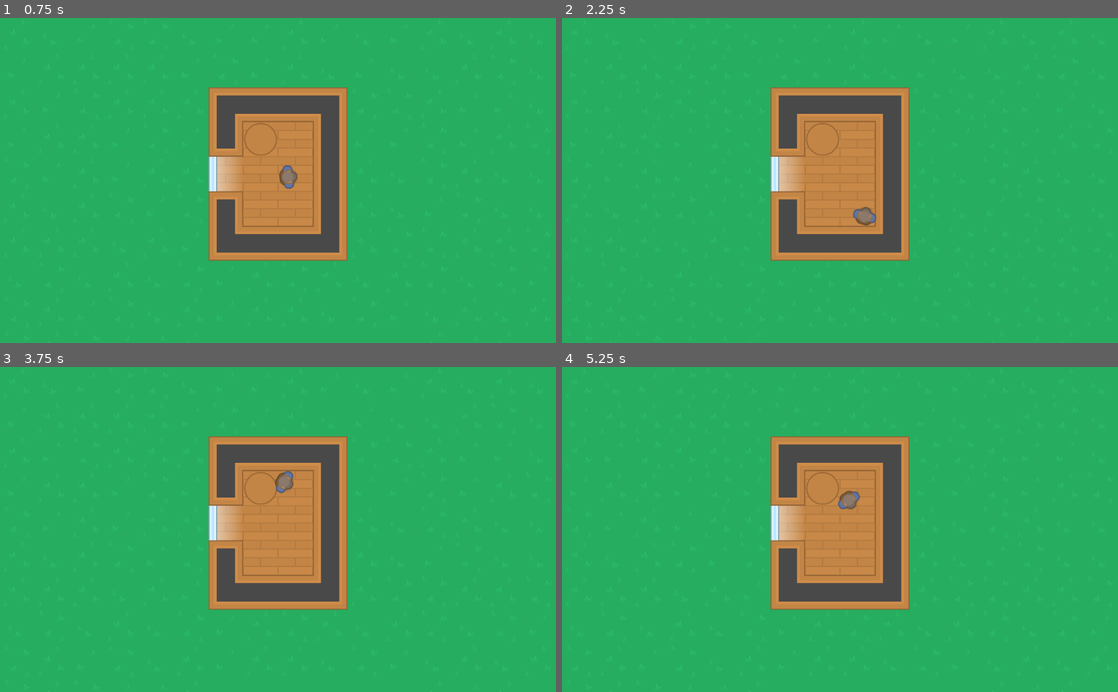
Above: before the commit, frames 1-4 (two rows, left to right).
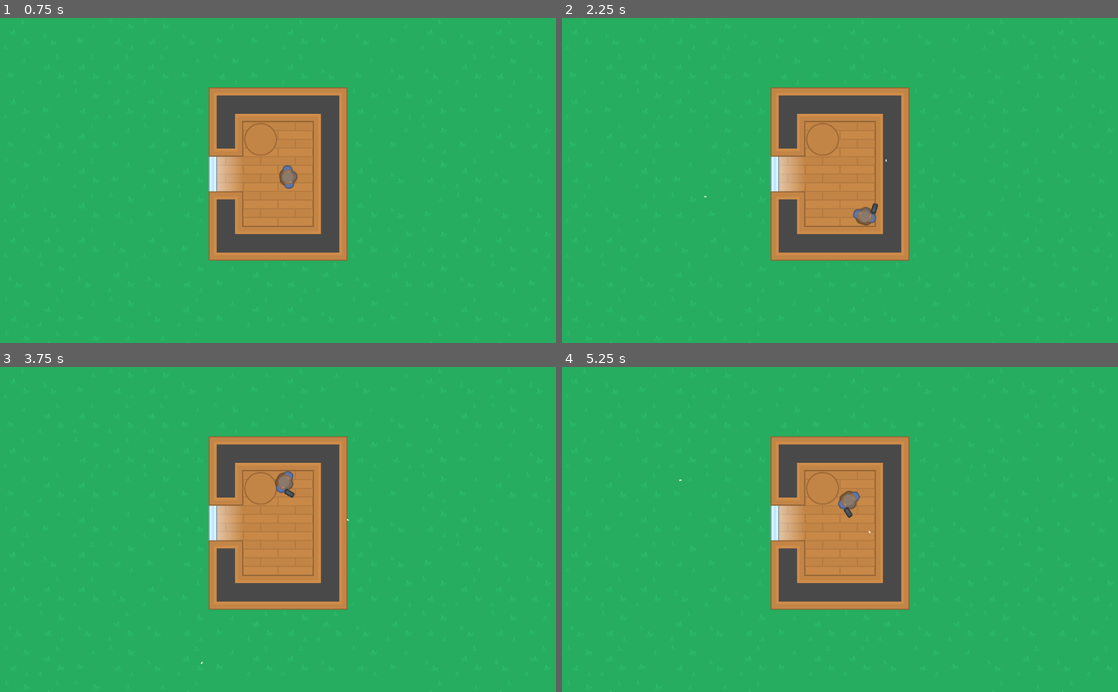
Above: after the commit, the same moments.

Repository: BrunoM24/Top-Down-Simple-Game
Game: Godot game, scene res://src/World.tscn
Same seed, same stepped clock (60 frames per second), same inputs: the game is played once before the commit and once after it.
Inputs (mouse positions are in pixels of both pictures, inside the frame that each line leads up to):
- Up to frame 1 (0.75 s): tap Enter at 0.5 s; move the mouse to (400, 164) at 0.52 s; press the mouse at (400, 164) at 0.53 s; hold D (move_right) from 0.53 s (still down)
- Up to frame 2 (2.25 s): right-click (962, 164) at 0.8 s; tap Space at 1.25 s; move the mouse to (728, 196) at 1.27 s; release D (move_right) at 1.28 s; release the mouse at (728, 196) at 1.28 s; hold S (move_down) 1.28-2.03 s; right-click (728, 196) at 1.35 s; click (728, 196) at 1.55 s; tap Enter at 2 s; move the mouse to (895, 109) at 2.02 s; press the mouse at (895, 109) at 2.03 s; hold D (move_right) from 2.03 s (still down)
- Up to frame 3 (3.75 s): right-click (333, 458) at 2.3 s; tap Space at 2.75 s; move the mouse to (250, 594) at 2.77 s; release D (move_right) at 2.78 s; release the mouse at (250, 594) at 2.78 s; hold W (move_up) 2.78-3.53 s; right-click (250, 594) at 2.85 s; click (250, 594) at 3.05 s; move the mouse to (444, 578) at 3.52 s; press the mouse at (444, 578) at 3.53 s; hold A (move_left) from 3.53 s (still down)
- Up to frame 4 (5.25 s): right-click (1006, 578) at 3.8 s; tap Enter at 4.25 s; move the mouse to (673, 480) at 4.27 s; release the mouse at (673, 480) at 4.28 s; right-click (673, 480) at 4.35 s; click (673, 480) at 4.55 s; tap Space at 5 s; move the mouse to (867, 529) at 5.02 s; release A (move_left) at 5.03 s; press the mouse at (867, 529) at 5.03 s; hold S (move_down) from 5.03 s (still down)

Frame 1 is identical in both runs. In frame 2, less than 0.1% of the frame differs, in the area x 25-59%, y 43-61%; in frame 3, less than 0.1%; in frame 4, less than 0.1%, in the area x 21-56%, y 34-52%.

Commit message:
Player - Added the logic to trigger functions with the right and left mouse click

Diff:
--- a/src/player/Player.gd
+++ b/src/player/Player.gd
@@ -6,6 +6,19 @@
 export var max_speed := 200.0
 
 var _velocity := Vector2.ZERO
+
+var gun: Gun
+var gunScene: PackedScene = preload("res://src/items/guns/Pistol.tscn")
+
+
+func _unhandled_input(event: InputEvent) -> void:
+	if event.is_action_pressed("right_trigger") && !gun:
+		gun = gunScene.instance()
+		$RightHand.add_child(gun)
+
+	if event.get_action_strength("left_trigger") && gun:
+		gun.unhandled_input(event)
+
 
 
 func _physics_process(delta: float) -> void:
--- a/src/player/Player.tscn
+++ b/src/player/Player.tscn
@@ -1,13 +1,13 @@
-[gd_scene load_steps=5 format=2]
+[gd_scene load_steps=4 format=2]
 
 [ext_resource path="res://assets/characters/survivor_1/survivor1_stand.png" type="Texture" id=1]
 [ext_resource path="res://src/player/Player.gd" type="Script" id=2]
-[ext_resource path="res://assets/weapons/weapon_gun.png" type="Texture" id=3]
 
 [sub_resource type="CapsuleShape2D" id=1]
 height = 18.0088
 
 [node name="Player" type="KinematicBody2D"]
+z_index = 1
 collision_mask = 2
 script = ExtResource( 2 )
 
@@ -19,14 +19,7 @@
 shape = SubResource( 1 )
 
 [node name="RightHand" type="Position2D" parent="."]
-position = Vector2( 13.4748, 13.3635 )
+position = Vector2( 12.3612, 13.3635 )
 __meta__ = {
 "_gizmo_extents_": 4.0
 }
-
-[node name="Node2D" type="Node2D" parent="RightHand"]
-
-[node name="Sprite" type="Sprite" parent="RightHand/Node2D"]
-position = Vector2( 5.34539, 0 )
-z_index = -1
-texture = ExtResource( 3 )
